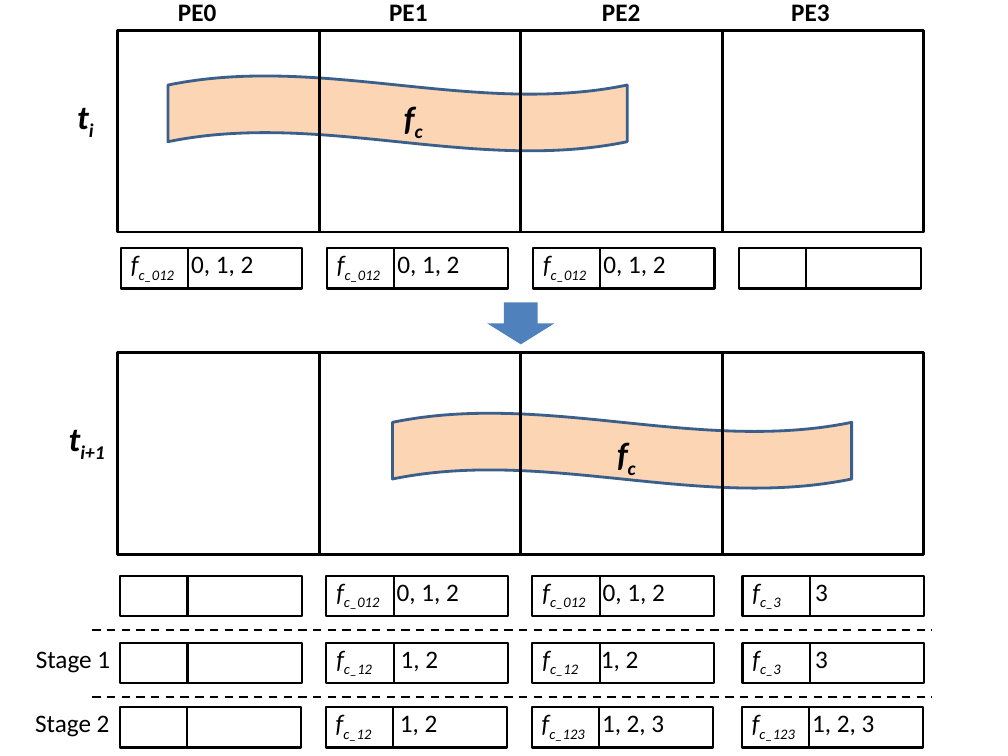
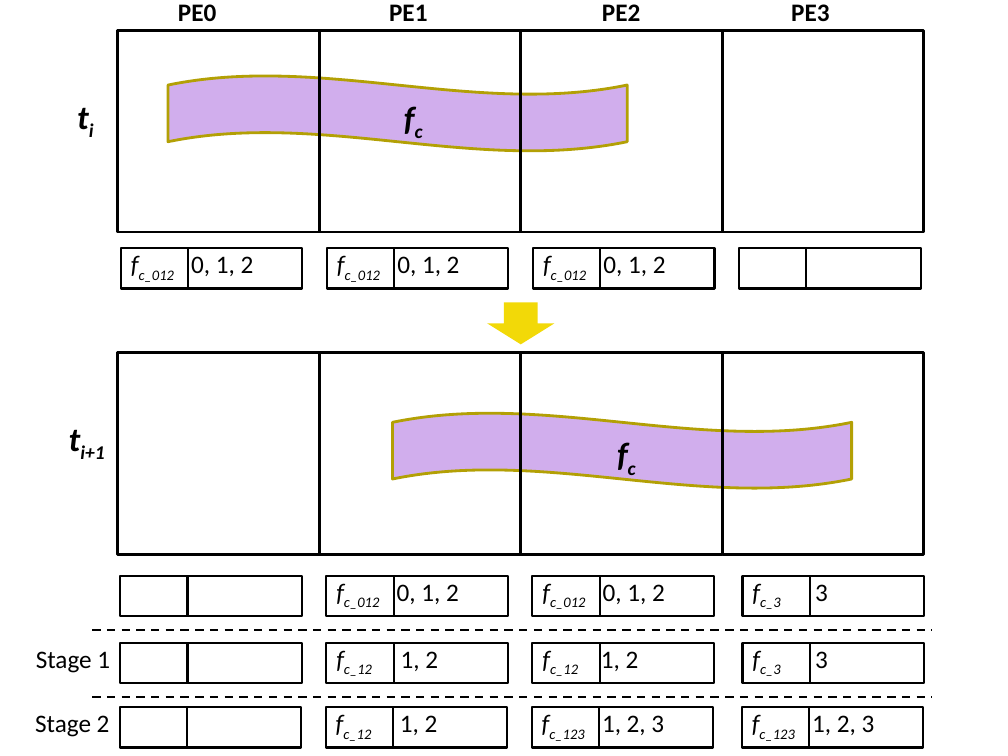
Before and after one commit to digideskio/Paraft, a slide deck: slide 2 of ptrack/plots/plot.pptx. Drawn at 1008x756 pixels with LibreOffice and Linux fonts; fonts in the diff are those of the drawing. Boxes give left, top, right and bottom in pixels: in the first picture for what was removed or moved away, otherwise in the second. Text is boxed around its words. In the diff, an @@ line names an element or a change of style, - is before the commit and + after.

```diff
--- a/ptrack/plots/plot.pptx
+++ b/ptrack/plots/plot.pptx
@@ wave at (x1=168, y1=76, x2=628, y2=151): fill #FCD5B5 to #D1AEED; outline #3A5F8C 2 pt to #B3A106 2 pt @@
@@ down arrow at (x1=487, y1=302, x2=554, y2=345): fill #4F81BD to #F2D908 @@
@@ wave at (x1=392, y1=413, x2=852, y2=489): fill #FCD5B5 to #D1AEED; outline #3A5F8C 2 pt to #B3A106 2 pt @@
```
Also in this commit, not shown: 1 other slide changed, 2 slides added, 2 other files.
